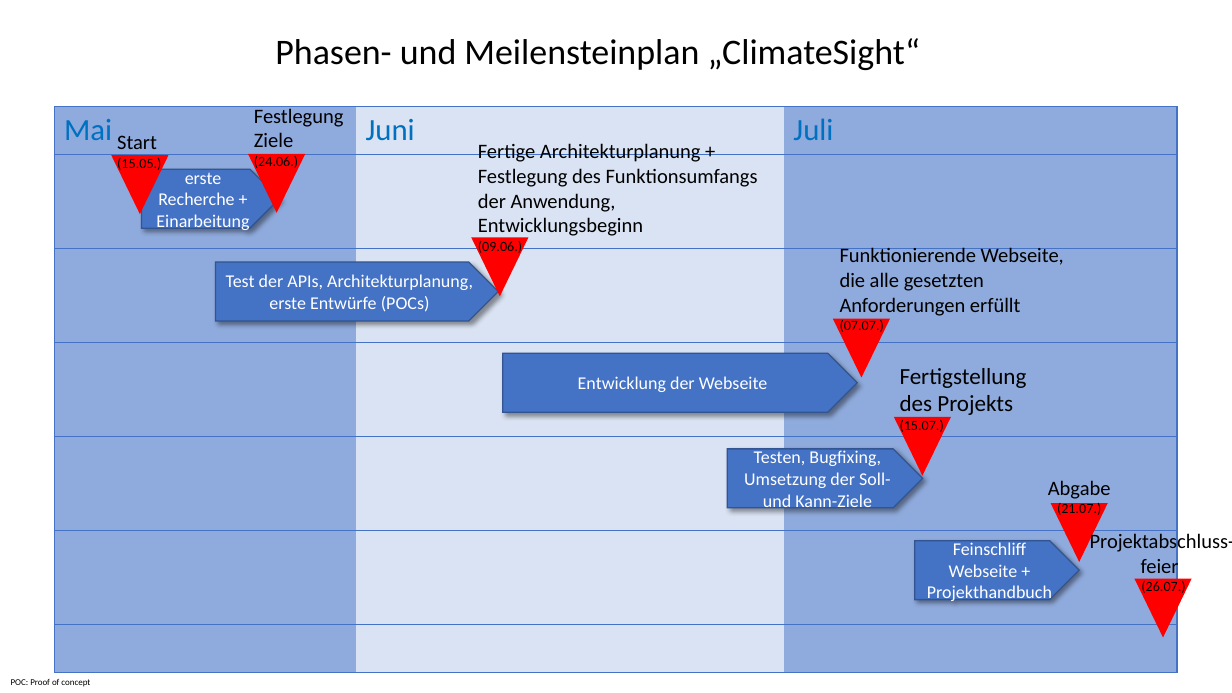
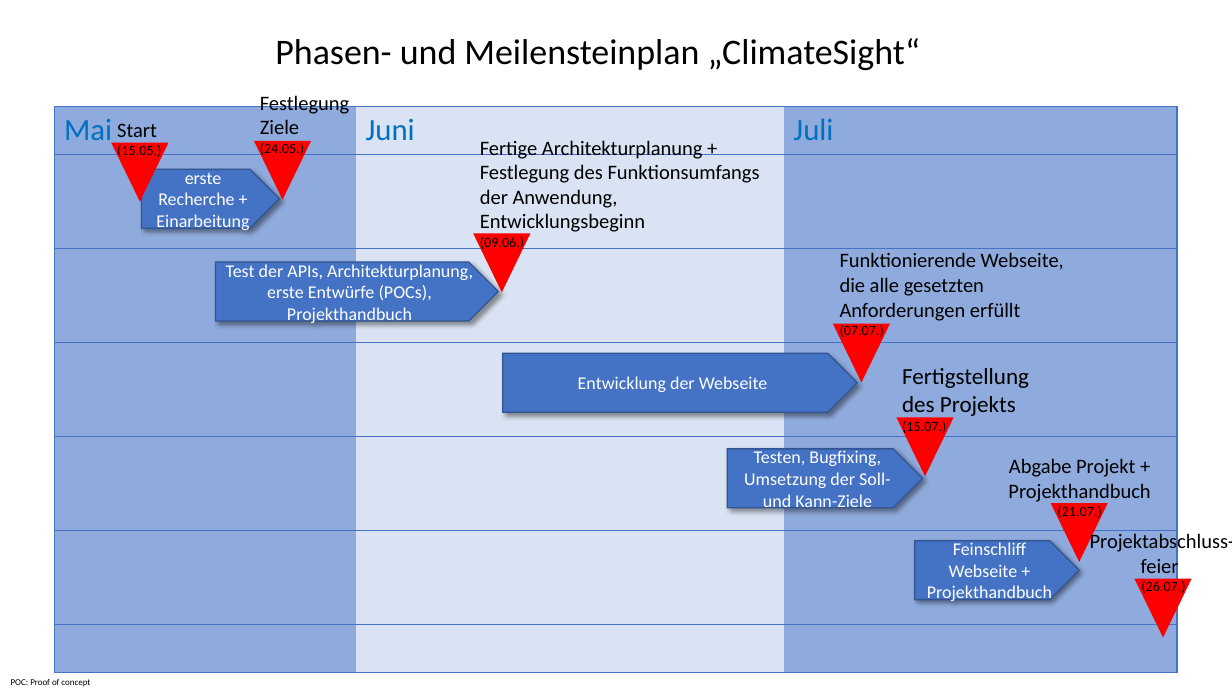
Before and after one commit to matteokosina/climateSight, a slide deck: slide 1 of Projekthandbuch/Planungsdokumente/Phasen- und Meilensteinplan.pptx. Drawn at 1232x693 pixels with LibreOffice and Linux fonts; fonts in the diff are those of the drawing. Boxes give left, top, right and bottom in pixels: in the first picture for what was removed or moved away, otherwise in the second. Text is boxed around its words. In the diff, an @@ line names an element or a change of style, - is before the commit and + after.

Commit message:
Optical changes

```diff
--- a/Projekthandbuch/Planungsdokumente/Phasen- und Meilensteinplan.pptx
+++ b/Projekthandbuch/Planungsdokumente/Phasen- und Meilensteinplan.pptx
@@ text "Festlegung Ziele": place and size @@
-text "Festlegung Ziele" at box(254, 106, 344, 170)
+text "Festlegung Ziele" at box(260, 93, 350, 157)
@@ text "Start": place and size @@
-text "Start" at box(117, 135, 161, 172)
+text "Start" at box(117, 123, 161, 159)
@@ triangle: place and size @@
-triangle at box(111, 155, 168, 214)
+triangle at box(111, 142, 168, 201)
@@ triangle: place and size @@
-triangle at box(248, 154, 305, 213)
+triangle at box(254, 140, 311, 200)
@@ text at box(260, 143, 304, 157): text changed @@
-(24.06.)
+(24.05.)
@@ text "Fertige Architekturplanung + Festlegung des ...": place and size @@
-text "Fertige Architekturplanung + Festlegung des ..." at box(478, 143, 758, 255)
+text "Fertige Architekturplanung + Festlegung des ..." at box(480, 140, 760, 251)
@@ triangle: place and size @@
-triangle at box(471, 238, 529, 297)
+triangle at box(473, 234, 531, 293)
@@ text in pentagon arrow at box(226, 262, 473, 325): text changed @@
-Test der APIs, Architekturplanung,
-erste Entwürfe (POCs)
+Test der APIs, Architekturplanung,
+erste Entwürfe (POCs),
+Projekthandbuch
@@ text "Funktionierende Webseite, die alle gesetzten ...": place and size @@
-text "Funktionierende Webseite, die alle gesetzten ..." at box(840, 247, 1064, 334)
+text "Funktionierende Webseite, die alle gesetzten ..." at box(840, 252, 1064, 339)
@@ triangle: place and size @@
-triangle at box(833, 319, 890, 378)
+triangle at box(833, 323, 890, 383)
@@ text "Abgabe Projekt + Projekthandbuch": place and size @@
-text "Abgabe Projekt + Projekthandbuch" at box(1048, 480, 1111, 515)
+text "Abgabe Projekt + Projekthandbuch" at box(1008, 458, 1150, 520)
@@ text at box(1008, 458, 1150, 504): text changed @@
-Abgabe
+Abgabe Projekt + Projekthandbuch
```
